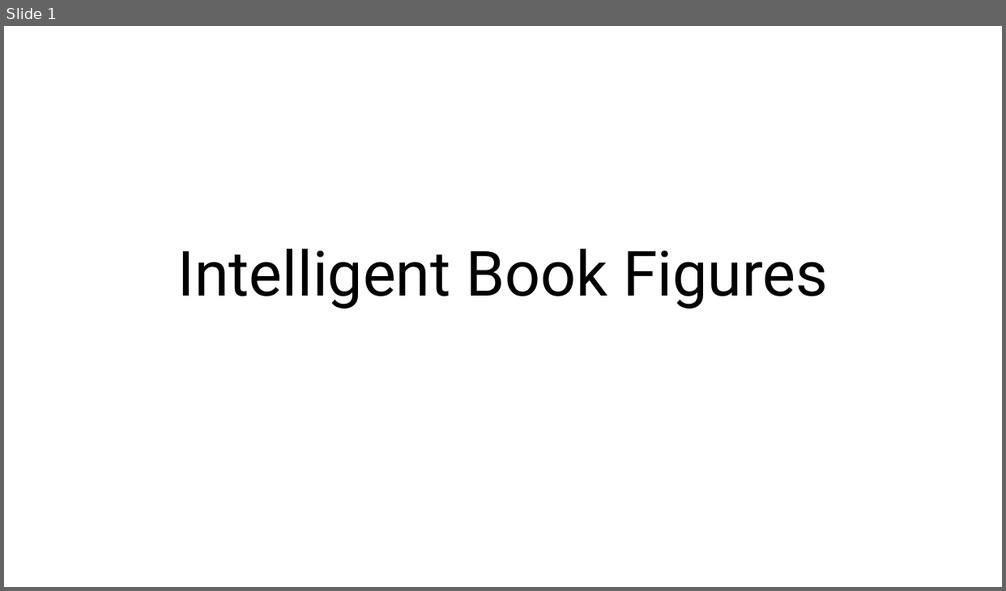
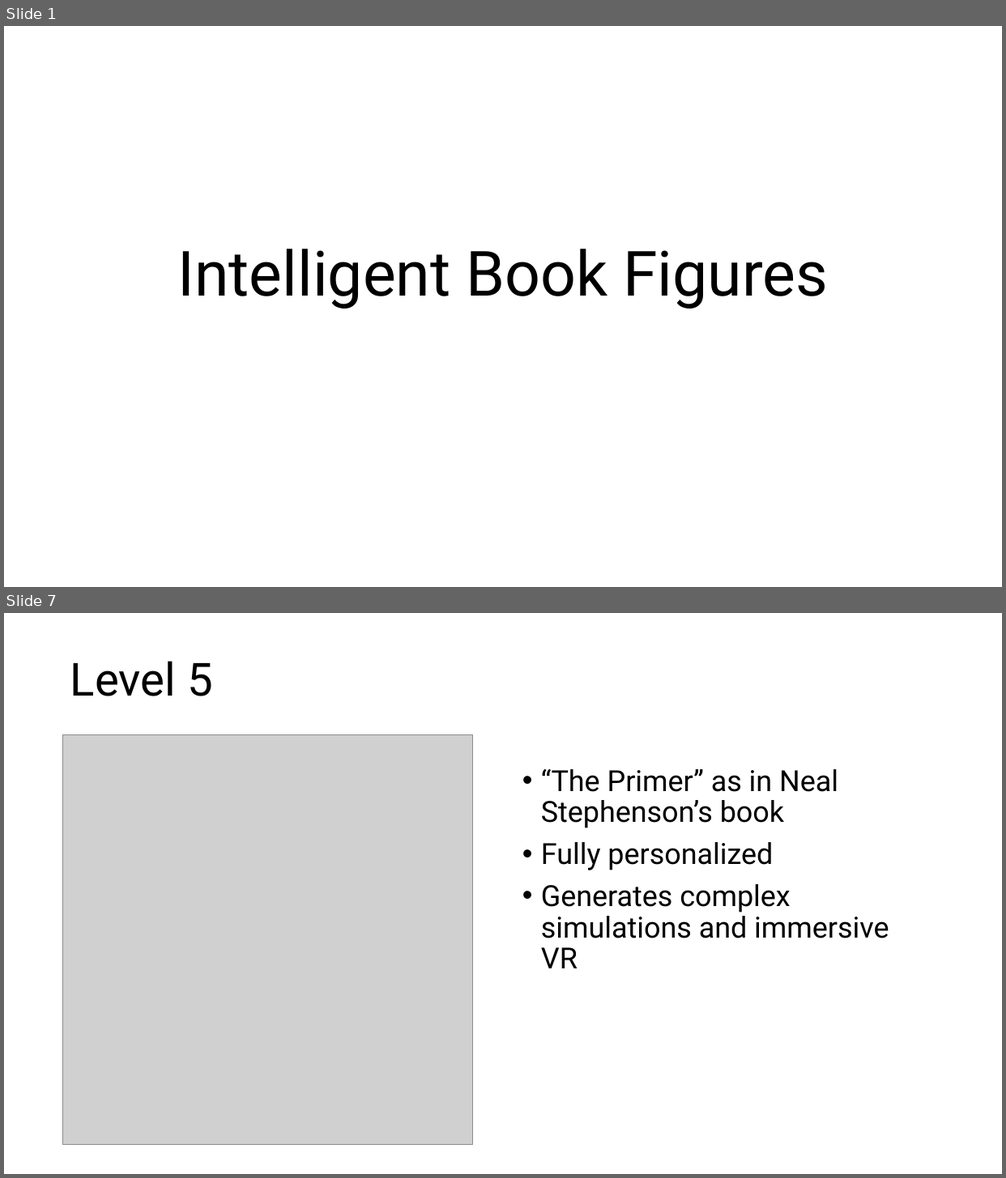
Before and after one commit to dmccreary/intelligent-textbooks, a slide deck: slides/Book-Figures.pptx. Shown one above the other, each under a label of ours: slide 1 before the commit, slides 1 and 7 after it; the slides between them are not shown. The pictures are 1006x591 and 1006x1178 pixels, drawn with LibreOffice and Linux fonts; fonts in the diff are those of the drawing; grey boxes stand for pictures. Boxes give left, top, right and bottom in pixels: in the first picture for what was removed or moved away, otherwise in the second. Text is boxed around its words. In the diff, an @@ line names an element or a change of style, - is before the commit and + after.

```diff
--- a/slides/Book-Figures.pptx
+++ b/slides/Book-Figures.pptx
@@ slide 7 added at box(4, 613, 1002, 1174), background #FFFFFF @@
@@ title added at box(70, 661, 214, 696), 44 pt, text #000000 @@
+Level 5
@@ picture added at box(63, 735, 473, 1144) @@
@@ text added at box(541, 769, 889, 969), 28 pt, text #000000 @@
+• “The Primer” as in Neal Stephenson’s book
+• Fully personalized
+• Generates complex simulations and immersive VR
```
Also in this commit, not shown: 6 other slides added.
